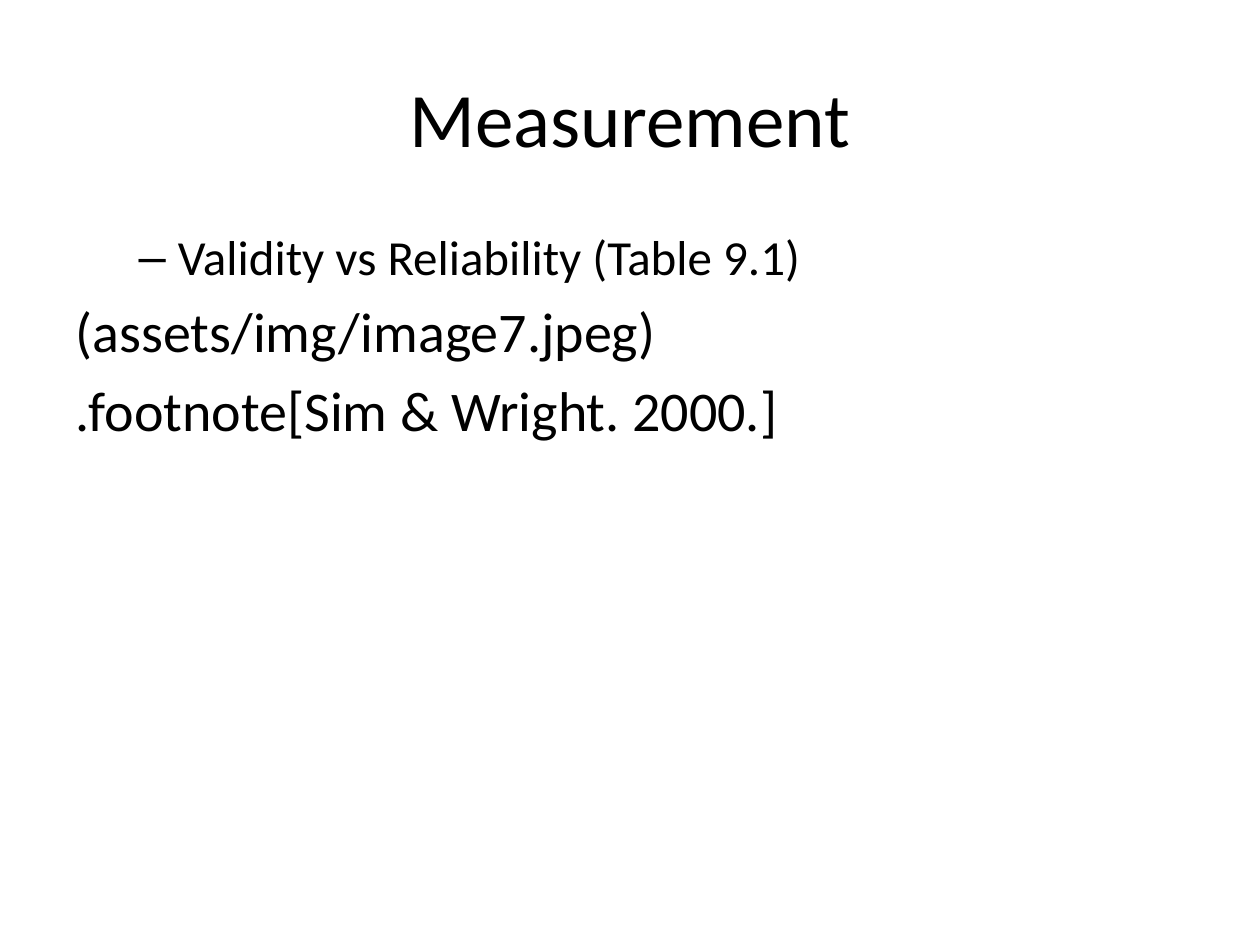
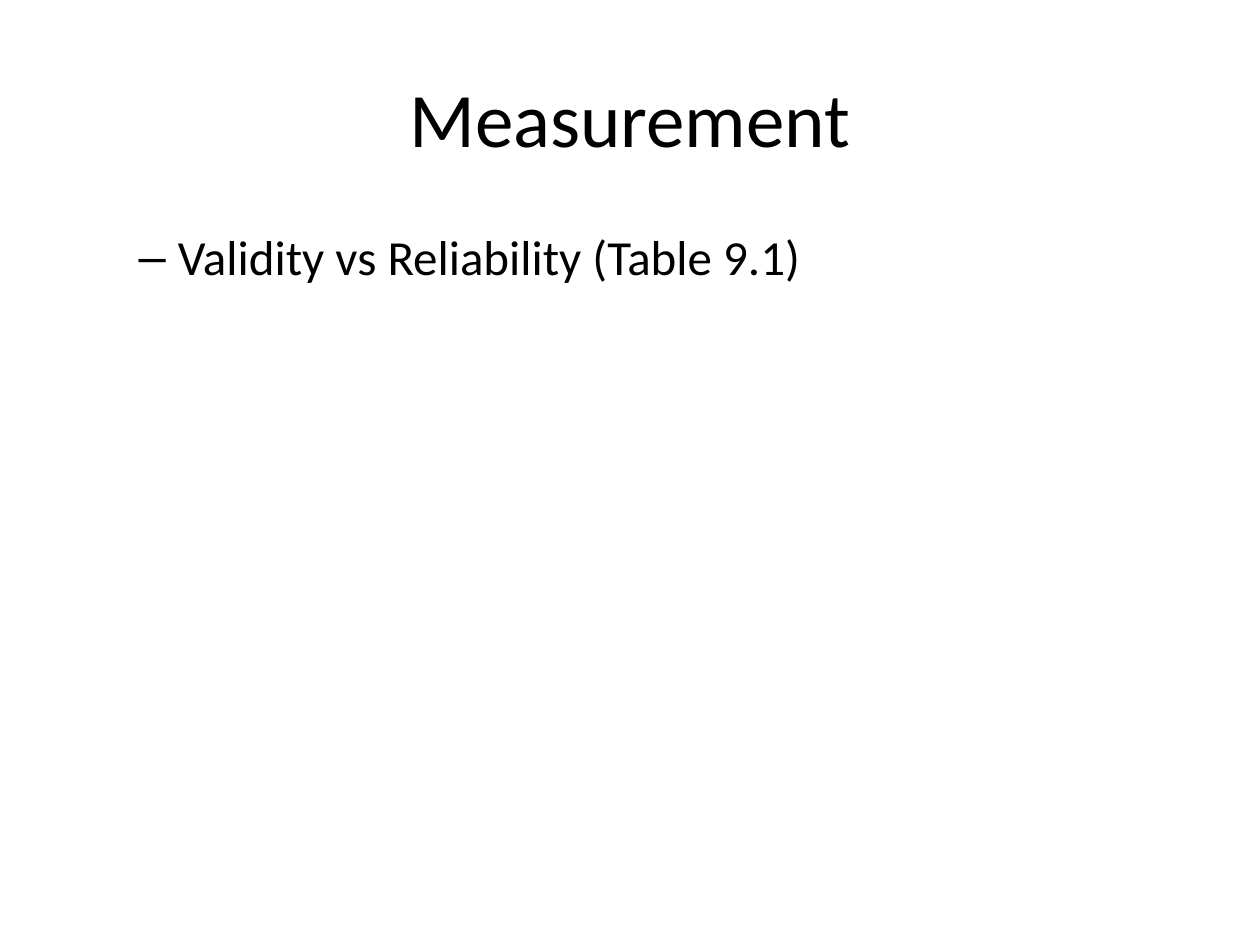
Before and after one commit to classes-medb/5510, a slide deck: slide 52 of src/video-09-validity.pptx (slide 50 before the commit). Drawn at 1260x945 pixels with LibreOffice and Linux fonts; fonts in the diff are those of the drawing. Boxes give left, top, right and bottom in pixels: in the first picture for what was removed or moved away, otherwise in the second. Text is boxed around its words. In the diff, an @@ line names an element or a change of style, - is before the commit and + after.

Commit message:
Added images to videos 8-13

```diff
--- a/src/video-09-validity.pptx
+++ b/src/video-09-validity.pptx
@@ text at [76,311,777,441]: paragraphs removed @@
-(assets/img/image7.jpeg)
-.footnote[Sim & Wright. 2000.]
```
Also in this commit, not shown: 2 other slides changed, 7 slides added, 4 slides removed, 11 other files.
